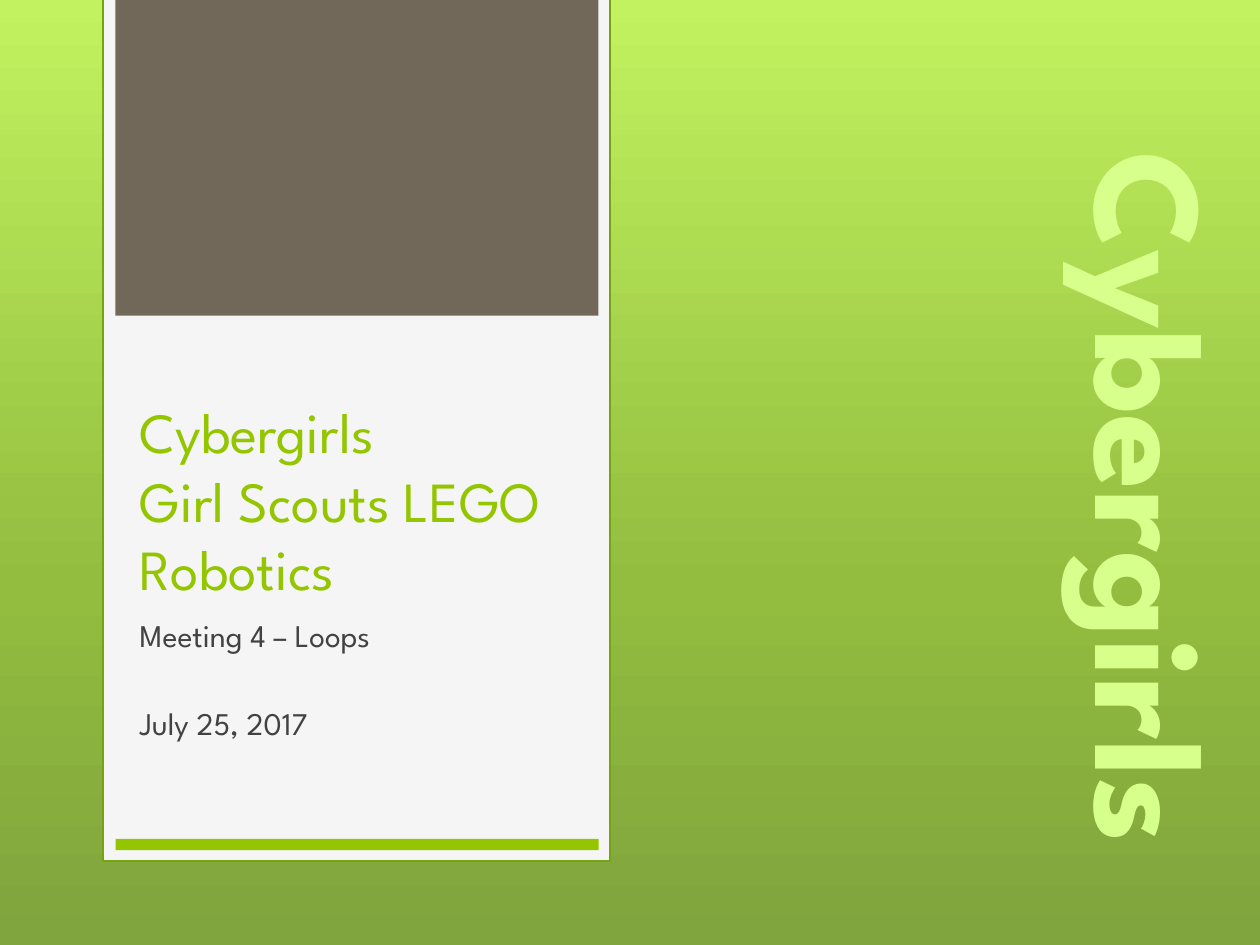
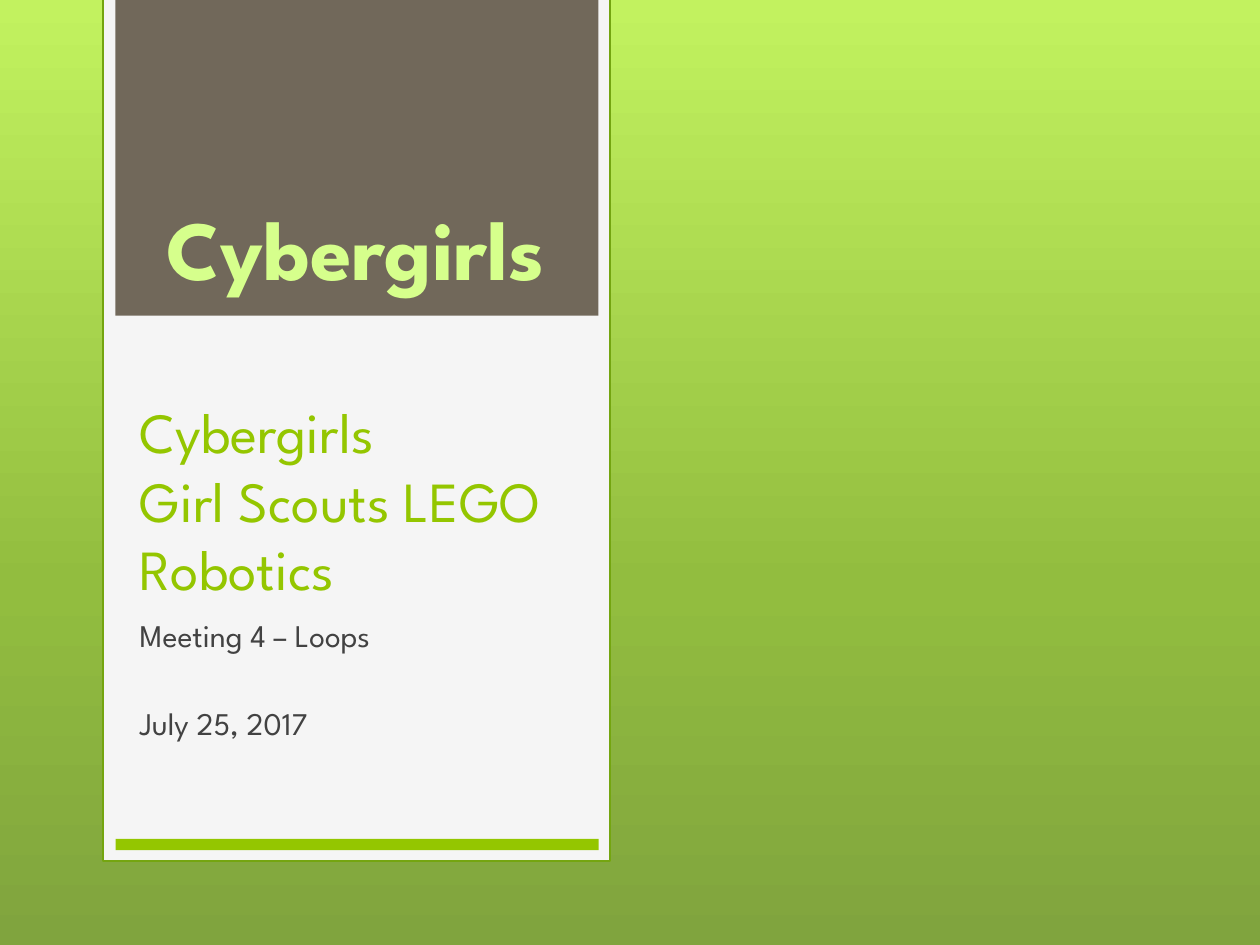
Before and after one commit to drahmel/el-segundo-girl-scouts-robotics-2017, a slide deck: slide 1 of meeting-4-loops/Girl Scouts LEGO Robotics - Meeting 4 - Loops.pptx. Drawn at 1260x945 pixels with LibreOffice and Linux fonts; fonts in the diff are those of the drawing; background and template pictures are left out. Boxes give left, top, right and bottom in pixels: in the first picture for what was removed or moved away, otherwise in the second. Text is boxed around its words. In the diff, an @@ line names an element or a change of style, - is before the commit and + after.

```diff
--- a/meeting-4-loops/Girl Scouts LEGO Robotics - Meeting 4 - Loops.pptx
+++ b/meeting-4-loops/Girl Scouts LEGO Robotics - Meeting 4 - Loops.pptx
@@ text "Cybergirls": place and size @@
-text "Cybergirls" at box(1043, 220, 1260, 820)
+text "Cybergirls" at box(166, 222, 544, 299)
@@ text "Cybergirls" at box(166, 222, 544, 299): size 88 to 48 pt; rotation 90 to 0 degrees @@
```
Also in this commit, not shown: 4 other slides changed, 2 slides added, 4 slides removed.
